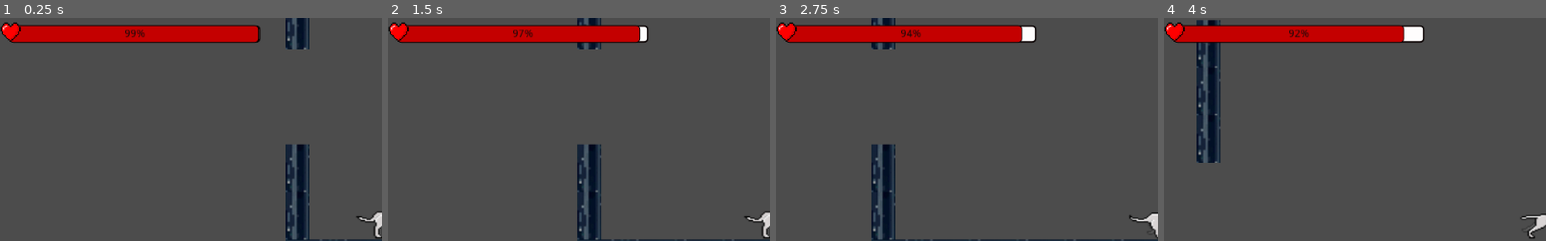
Above: before the commit, frames 1-4 (left to right).
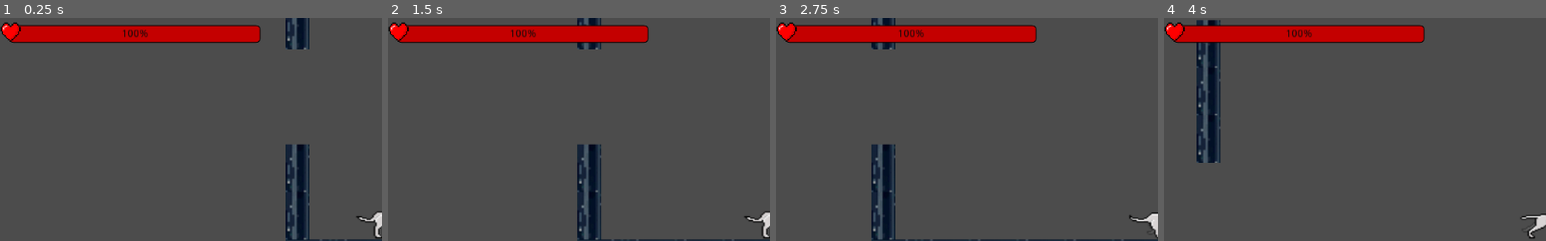
Above: after the commit, the same moments.

Repository: zrock-dev/la_fosa
Game: Godot game, scene res://src/game/Game.tscn
The game is run twice, just before and just after one commit, with the same random seed, the same clock (stepped at 60 frames per second) and the same inputs. This scene is started directly instead of the project's main scene.
Inputs (mouse positions are % of the whole screen's width and height, from its top left):
- Up to frame 1 (0.25 s): no input
- Up to frame 2 (1.5 s): move the mouse to (72, 45) at 0.52 s; hold Up (move_up) 0.53-1.25 s; hold Right (move_rigth) 0.53-1.25 s; click (72, 45) at 0.67 s; drag from (30, 55) to (45, 70) at 1.27 s
- Up to frame 3 (2.75 s): move the mouse to (60, 28) at 2.02 s; hold Left (move_left) from 2.03 s (still down); hold Right (move_rigth) from 2.03 s (still down)
- Up to frame 4 (4 s): release Left (move_left) at 2.75 s; release Right (move_rigth) at 2.75 s; drag from (45, 70) to (20, 35) at 2.77 s; move the mouse to (80, 65) at 3.52 s; hold Up (move_up) from 3.53 s (still down); hold Right (move_rigth) from 3.53 s (still down)
The pictures show only the part of the screen within x 1-51%, y 1-51%; the shares and areas given below are measured in that part.

The runs differ from the first frame. In frame 1, 0.2% of the frame differs, in the area x 32-68%, y 3-12%; in frame 2, 0.3%; in frame 3, 0.4%; in frame 4, 0.6%.

Commit message:
Delete line for change life percentage in player.gd

Diff:
--- a/src/dog/player.gd
+++ b/src/dog/player.gd
@@ -57,7 +57,7 @@
 		$AnimationTree.set("parameters/state/current", 0)
 	else:
 		$AnimationTree.set("parameters/state/current", 1)
-	actual_hp -= 2 * delta # change for the current life
+	# change for the current life
 	update_life()
 
 func get_gravity() -> float:
